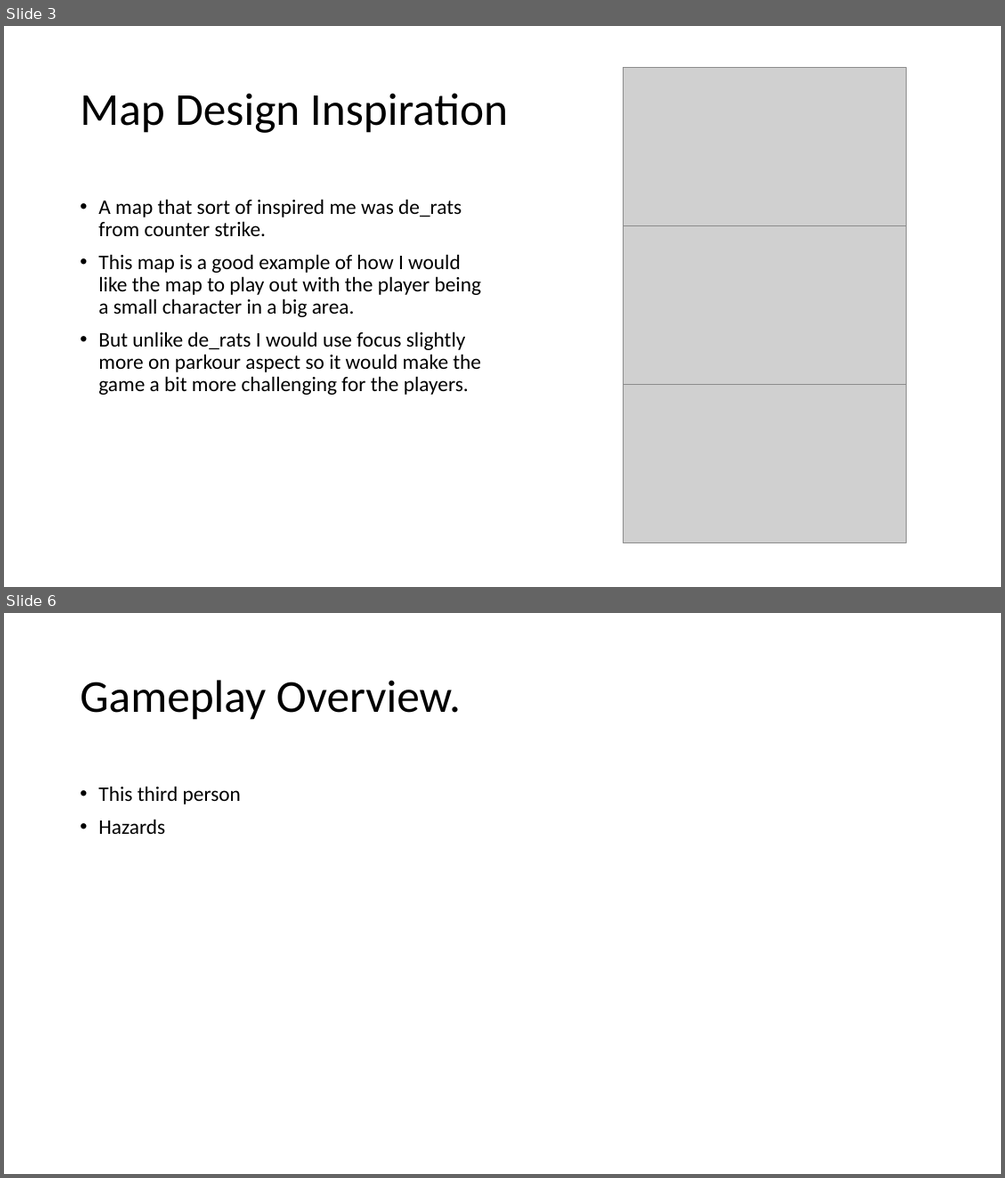
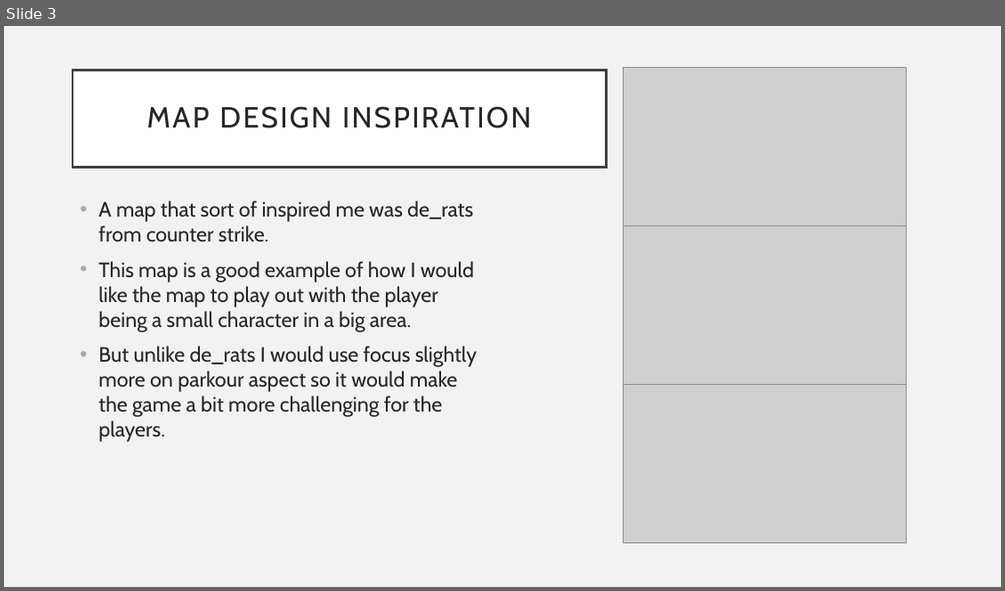
Before and after one commit to lcifty/College, a slide deck: College/FMP/Bacon Bandit.pptx. Shown one above the other, each under a label of ours: slides 3 and 6 before the commit, slide 3 after it; the slides between them are not shown. The pictures are 1005x1178 and 1005x591 pixels, drawn with LibreOffice and Linux fonts; fonts in the diff are those of the drawing; grey boxes stand for pictures. Boxes give left, top, right and bottom in pixels: in the first picture for what was removed or moved away, otherwise in the second. Text is boxed around its words. In the diff, an @@ line names an element or a change of style, - is before the commit and + after.

```diff
--- a/College/FMP/Bacon Bandit.pptx
+++ b/College/FMP/Bacon Bandit.pptx
@@ slide 6 removed at bbox=[4, 613, 1001, 1174], background #FFFFFF @@
@@ title removed at bbox=[80, 680, 461, 720] @@
-Gameplay Overview.
@@ text removed at bbox=[98, 786, 241, 834] @@
-• This third person
-• Hazards
@@ slide 3 changed as well @@
@@ background #FFFFFF to #F2F2F2 @@
@@ title "MAP DESIGN INSPIRATION": place and size @@
-title "MAP DESIGN INSPIRATION" at bbox=[80, 93, 508, 133]
+title "MAP DESIGN INSPIRATION" at bbox=[73, 70, 607, 168]
@@ title "MAP DESIGN INSPIRATION" at bbox=[73, 70, 607, 168]: fill none to #FFFFFF; outline none to #404040 2.5 pt @@
@@ title at bbox=[147, 106, 531, 128]: text changed; size 44 to 28 pt; font Calibri to Cabin; text colour #000000 to #262626 @@
-Map Design Inspiration
+MAP DESIGN INSPIRATION
@@ text "A map that sort of ..." at bbox=[98, 200, 477, 442]: font Calibri to Cabin, text colour #000000 to #262626; line spacing 0.9 to 1 @@
```
Also in this commit, not shown: 3 other slides changed, 3 slides added, 3 other slides removed.
